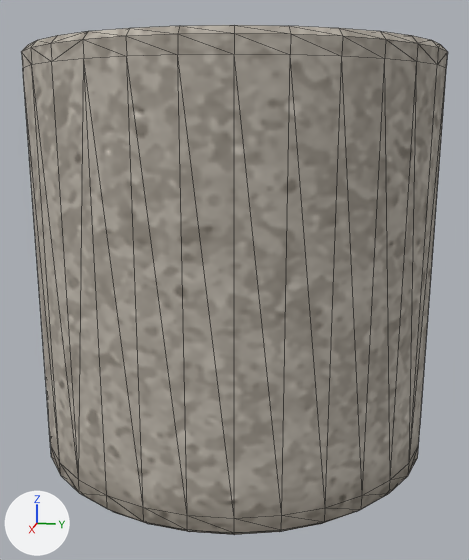
Renders of the glTF model www/models/layouts/GB_009_010_011_012_wall_side_rounded.glb from each side of a commit.
Both versions are drawn from a camera (50 mm lens) standing at (0.86, 0.247, 0.63) and looking at (-0.193, 0.036, 0.367). Lighting does not change. The marker at lower left points along +X, +Y and +Z. Mesh edges are drawn as thin lines. Vertices at the same position are counted once.

The first picture shows 'GB_009_010_011_012_wall_side_rounded'.
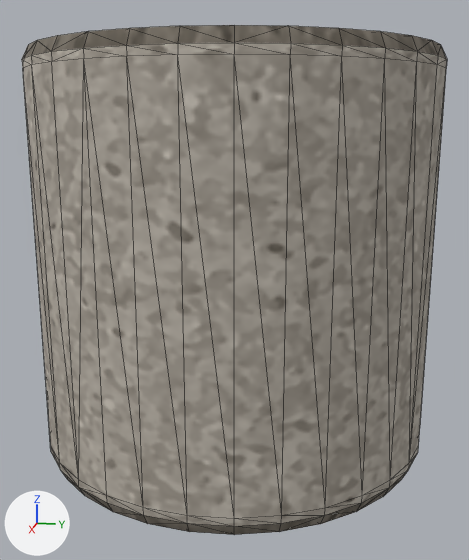
What differs and where, as boxes (x1, y1, x2, y2) in the pictures (469 x 560 px; the box of a moved part takes in the faces that stretch with it):
'GB_009_010_011_012_wall_side_rounded', reshaped
    before: (21, 25, 448, 535)
    after: (22, 25, 447, 535)
part 1 of me_cylinder_001, moved or reshaped
    both: (50, 445, 419, 535)
part 2 of me_cylinder_001, moved or reshaped
    before: (21, 25, 448, 68)
    after: (22, 25, 447, 68)
part 3 of me_cylinder_001, surface changed
    both: (24, 54, 444, 518)

The change, as a diff of the scene's bpy script:
```diff
--- a/www/models/layouts/GB_009_010_011_012_wall_side_rounded.glb.py
+++ b/www/models/layouts/GB_009_010_011_012_wall_side_rounded.glb.py
@@ me_cylinder_001 @@
 me_cylinder_001.from_pydata(...)  # 102 vertices, 200 faces; spans x -0.375..0.0, y -0.375..0.375, z 0.0..0.75
 # used by ob_gb_009_010_011_012_wall_side_rounded; location = (0.0, 0.0, 0.0)
+# me_cylinder_001 part 1: all 17 vertices in x -0.375..0.0, y -0.375..0.375, z 0.011 are moved by (0.0, 0.0, 0.012)
+# me_cylinder_001 part 2: all 17 vertices in x -0.375..0.0, y -0.375..0.375, z 0.739 are moved by (0.0, 0.0, -0.012)
+# me_cylinder_001 part 3: 184 kept faces spanning x -0.375..0.0, y -0.375..0.375, z 0.0..0.75 get new texture (UV) coordinates
 me_cylinder_001.materials.append(mat_wall_tops)
```
